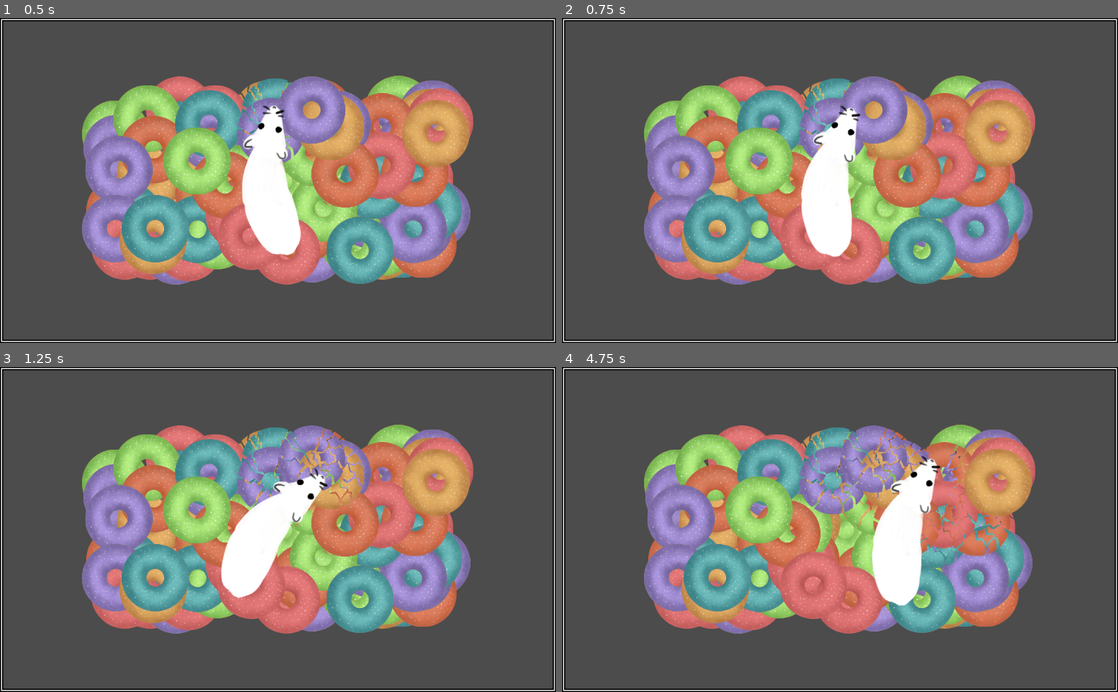
Above: before the commit, frames 1-4 (two rows, left to right).
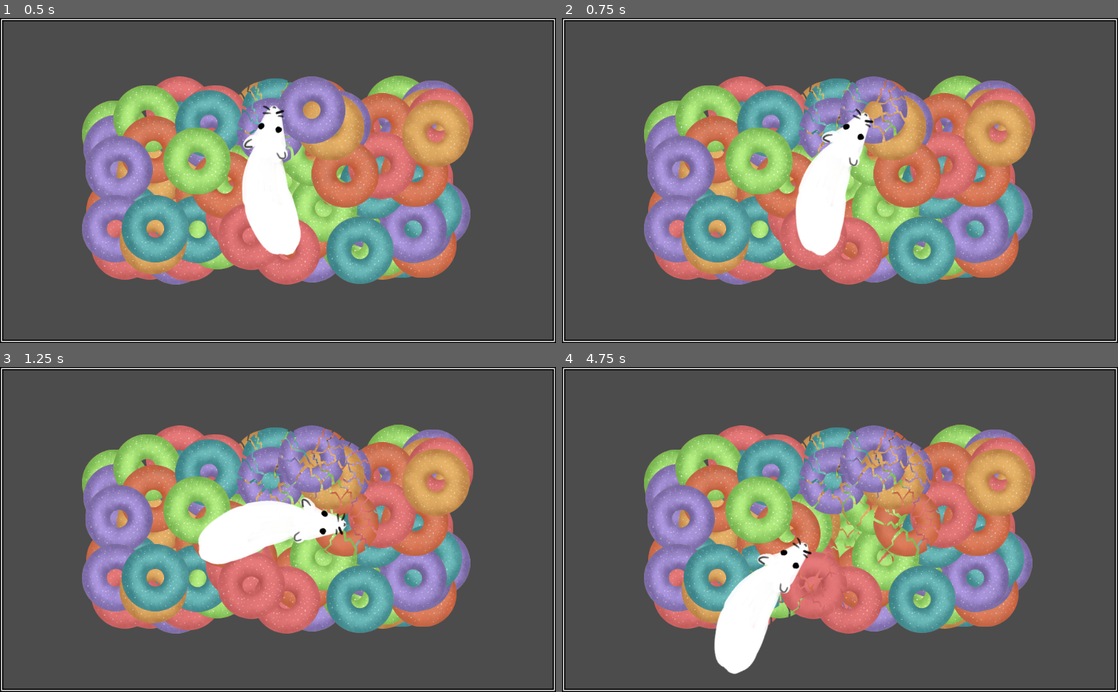
Above: after the commit, the same moments.

Repository: klettari/loops
Game: Godot game, scene res://main.tscn
Same seed, same stepped clock (60 frames per second), same inputs: the game is played once before the commit and once after it.
Inputs:
- Up to frame 1 (0.5 s): no input
- Up to frame 2 (0.75 s): tap Enter at 0.5 s; hold D (right) from 0.53 s (still down)
- Up to frame 3 (1.25 s): keep holding D (right)
- Up to frame 4 (4.75 s): release D (right) at 1.28 s; hold S (down) 1.28-2.03 s; hold D (right) 2.03-2.78 s; hold W (up) 2.78-3.53 s; hold A (left) from 3.53 s (still down)

Frame 1 is identical in both runs. In frame 2, 1.7% of the frame differs, in the area x 42-63%, y 17-74%; in frame 3, 3.6%; in frame 4, 7.2%, in the area x 27-82%, y 23-95%.

Commit message:
allowing the rat to move backwards

Diff:
--- a/assets/scripts/rat.gd
+++ b/assets/scripts/rat.gd
@@ -17,7 +17,7 @@
 var degreesBetweenDownAndLeft = degreesDown + degreesAlmostThere
 var degreesBetweenLeftAndUp = degreesLeft + degreesSlightliyForward
 
-var rotationStep = 1
+var rotationStep = 2
 var movementStep = 3
 
 func _ready() :
@@ -54,18 +54,26 @@
 func moveRatLookingDown() :
 	if Input.is_action_pressed("up") :
 		position += Vector2(0, movementStep)
+	elif Input.is_action_pressed("down") :
+		position += Vector2(0, -movementStep)
 
 func moveRatLookingUp() :
 	if Input.is_action_pressed("up") :
 		position += Vector2(0, -movementStep)
+	elif Input.is_action_pressed("down") :
+		position += Vector2(0, movementStep)
 
 func moveRatLookingRight() :
 	if Input.is_action_pressed("up") :
 		position += Vector2(movementStep, 0)
+	elif Input.is_action_pressed("down") :
+		position += Vector2(-movementStep, 0)
 
 func moveRatLookingLeft() :
 	if Input.is_action_pressed("up") :
 		position += Vector2(-movementStep, 0)
+	elif Input.is_action_pressed("down") :
+		position += Vector2(movementStep, 0)
 
 var collisionRange = 40
 func withinRange(node) :
